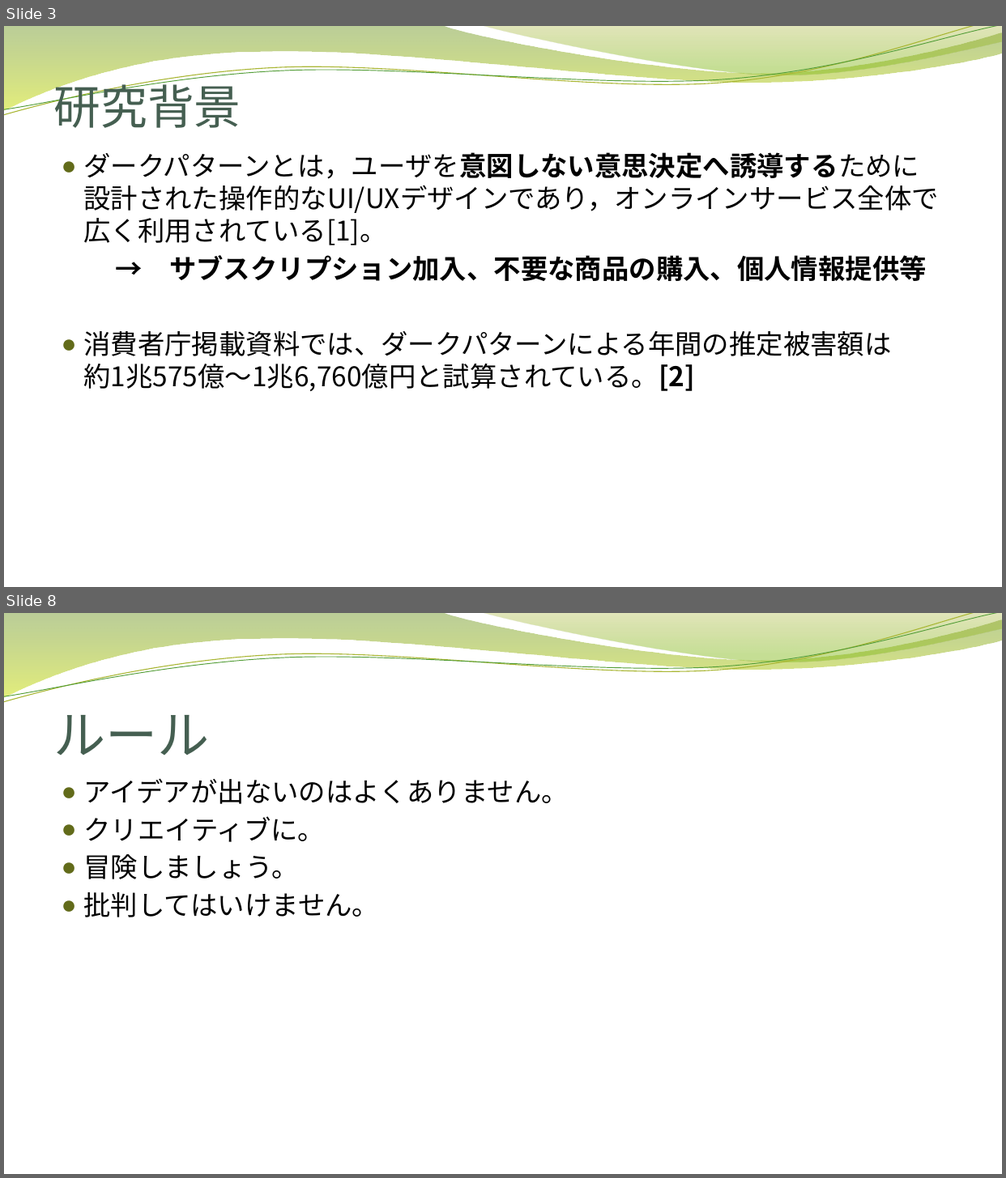
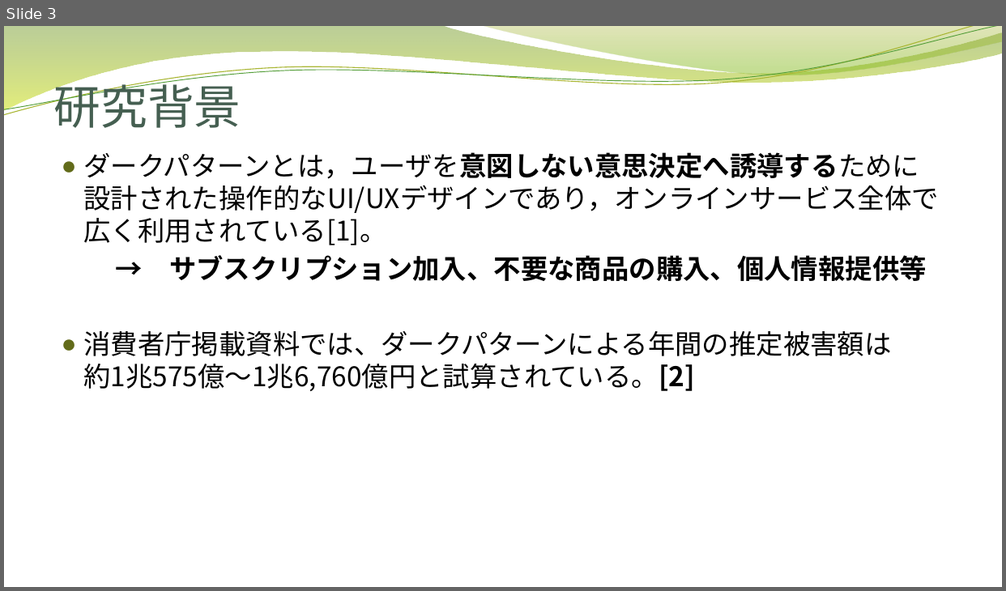
Before and after one commit to nishinekoma/graduate-school, a slide deck: 自身の研究/大学院での研究/修士論文進捗発表.pptx. Shown one above the other, each under a label of ours: slides 3 and 8 before the commit, slide 3 after it; the slides between them are not shown. The pictures are 1006x1178 and 1006x591 pixels, drawn with LibreOffice and Linux fonts; fonts in the diff are those of the drawing; background and template pictures are left out. Boxes give left, top, right and bottom in pixels: in the first picture for what was removed or moved away, otherwise in the second. Text is boxed around its words. In the diff, an @@ line names an element or a change of style, - is before the commit and + after.

```diff
--- a/自身の研究/大学院での研究/修士論文進捗発表.pptx
+++ b/自身の研究/大学院での研究/修士論文進捗発表.pptx
@@ slide 8 removed at bbox=[4, 613, 1002, 1174], background picture (left out); not listed: 4 template elements that a slide beside it also shows @@
@@ title removed at bbox=[54, 715, 211, 755] @@
-ルール
@@ text removed at bbox=[83, 778, 569, 918] @@
-● アイデアが出ないのはよくありません。
-● クリエイティブに。
-● 冒険しましょう。
-● 批判してはいけません。
```
Also in this commit, not shown: 3 slides changed, 2 slides added, 4 other slides removed.
